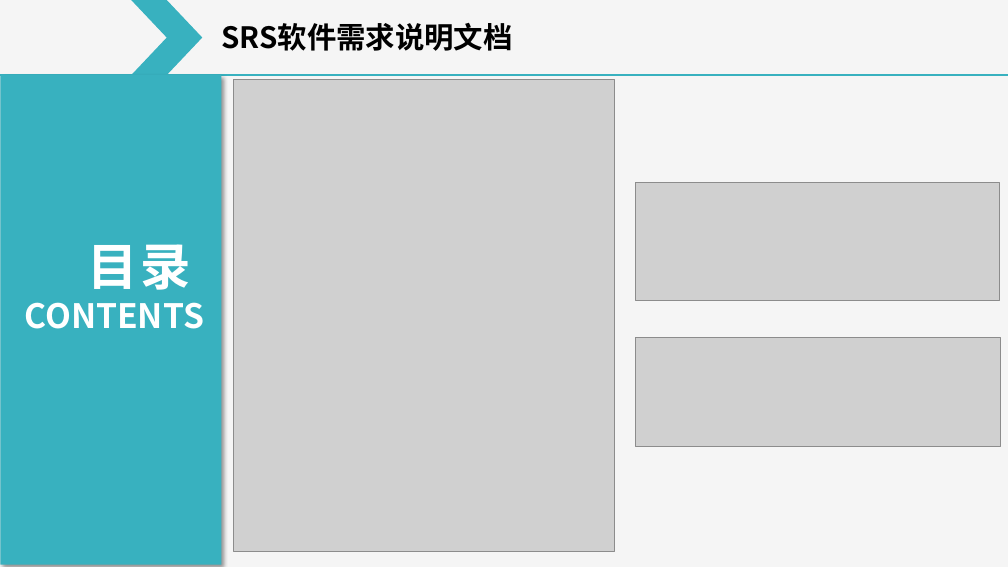
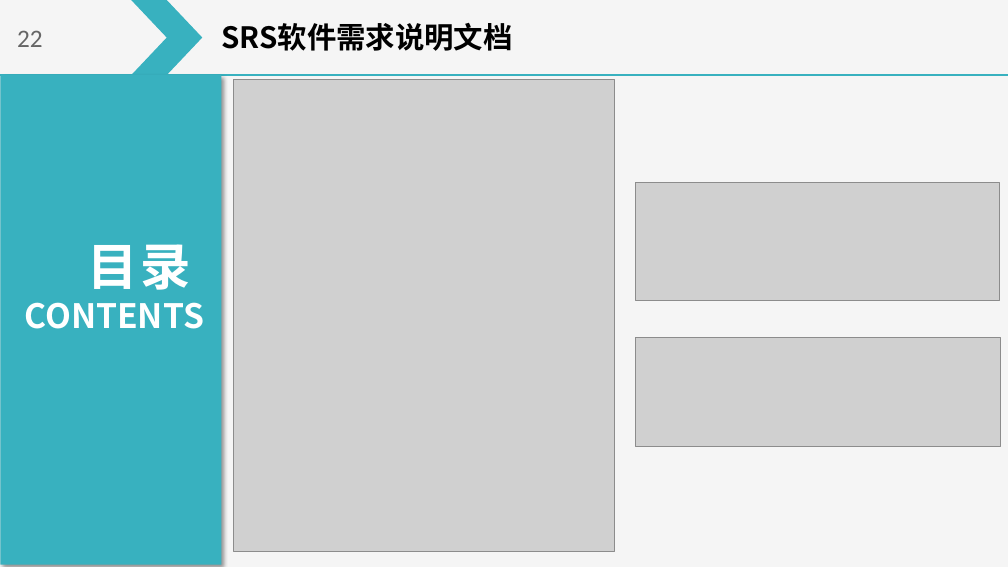
Before and after one commit to on6nx/requirement, a slide deck: slide 16 of 3.requirement/SRS软件需求说明汇报.pptx (slide 14 before the commit). Drawn at 1008x567 pixels with LibreOffice and Linux fonts; fonts in the diff are those of the drawing; grey boxes stand for pictures. Boxes give left, top, right and bottom in pixels: in the first picture for what was removed or moved away, otherwise in the second. Text is boxed around its words. In the diff, an @@ line names an element or a change of style, - is before the commit and + after.

```diff
--- a/3.requirement/SRS软件需求说明汇报.pptx
+++ b/3.requirement/SRS软件需求说明汇报.pptx
@@ text added at bbox=[17, 30, 43, 47], 24 pt, text #666666 @@
+22
```
Also in this commit, not shown: 19 other slides changed, 4 slides added, 12 other files.
